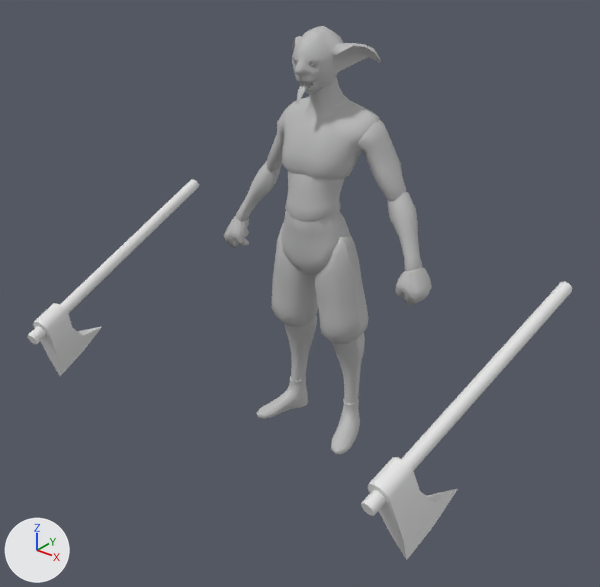
An edit to the Blender file Controllers/Fight_Characters/BihEnemyRig/BigEnemyRig.blend, drawn before and after from the same camera.
Rendered twice from a camera (50 mm lens) standing at (1.12, -1.456, 1.273) and looking at (0.067, -0.139, 0.457). The lights are fixed; the arrows at lower left show +X, +Y and +Z. The picture after the commit comes second.

Names of what the first picture shows: 'C_GoblinWaist', 'Z_Axe', 'Z_Axe.001'.
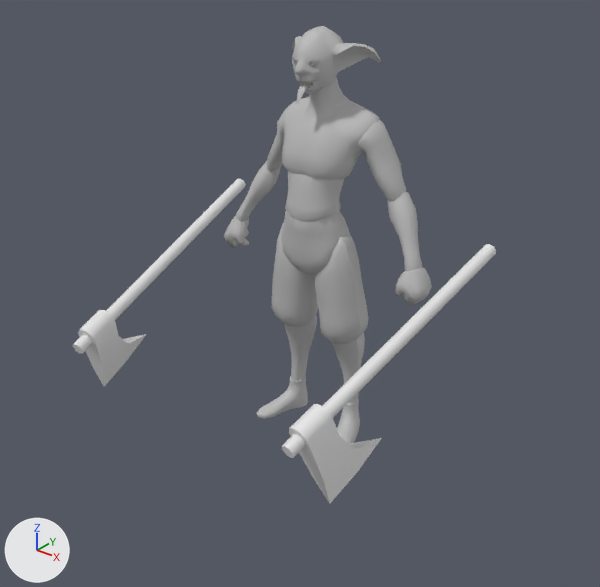
Pixel boxes (x1, y1, x2, y2) of what changed, in the pictures (600 x 587 px):
'Z_Axe', moved
    before: (361, 281, 573, 560)
    after: (282, 244, 496, 503)
'Z_Axe.001', moved
    before: (27, 179, 199, 376)
    after: (73, 179, 246, 386)

The change, as a diff of the scene's bpy script:
```diff
--- a/Controllers/Fight_Characters/BihEnemyRig/BigEnemyRig.blend.py
+++ b/Controllers/Fight_Characters/BihEnemyRig/BigEnemyRig.blend.py
@@ ob_z_axe @@
 ob_z_axe = bpy.data.objects.new('Z_Axe', me_axe)
-ob_z_axe.location = (0.544, 0.009, 0.459)
+ob_z_axe.location = (0.361, 0.009, 0.498)
 ob_z_axe.rotation_euler = (0.43, -1.932, 1.009)  # degrees (25, -111, 58)
@@ ob_z_axe_001 @@
 ob_z_axe_001 = bpy.data.objects.new('Z_Axe.001', me_axe_001)
-ob_z_axe_001.location = (-0.544, 0.009, 0.459)
+ob_z_axe_001.location = (-0.361, 0.009, 0.498)
 ob_z_axe_001.rotation_euler = (-0.43, -1.932, 2.132)  # degrees (-25, -111, 122)
```
